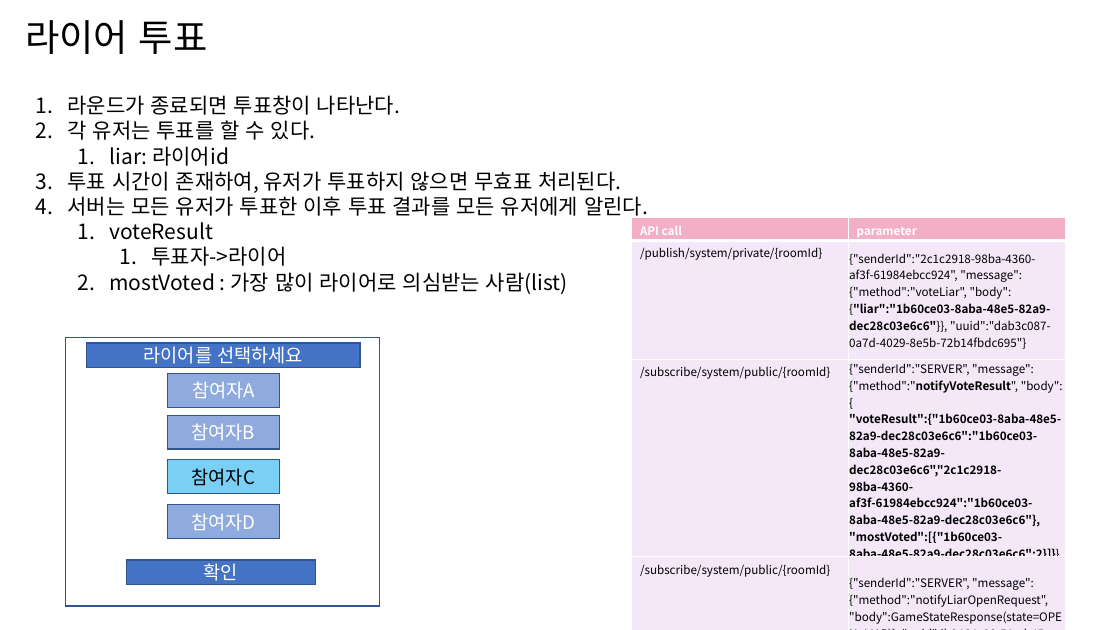
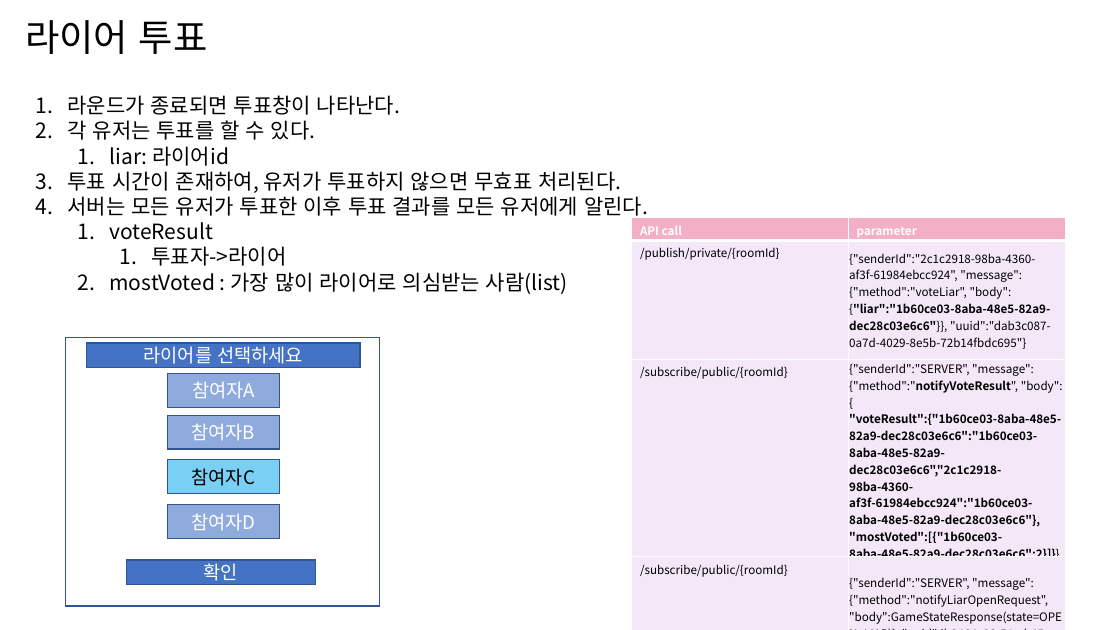
Before and after one commit to LiarGameDevelop/LiarGameServer, a slide deck: slide 11 of doc/UX_document.pptx. Drawn at 1120x630 pixels with LibreOffice and Linux fonts; fonts in the diff are those of the drawing. Boxes give left, top, right and bottom in pixels: in the first picture for what was removed or moved away, otherwise in the second. Text is boxed around its words. In the diff, an @@ line names an element or a change of style, - is before the commit and + after.

```diff
--- a/doc/UX_document.pptx
+++ b/doc/UX_document.pptx
@@ table at [632,218,1065,628] @@
-row 2, column 1: /publish/system/private/{roomId}
+row 2, column 1: /publish/private/{roomId}
-row 3, column 1: /subscribe/system/public/{roomId}
+row 3, column 1: /subscribe/public/{roomId}
-row 4, column 1: /subscribe/system/public/{roomId}
+row 4, column 1: /subscribe/public/{roomId}
```
Also in this commit, not shown: 9 other slides changed, 7 other files.
